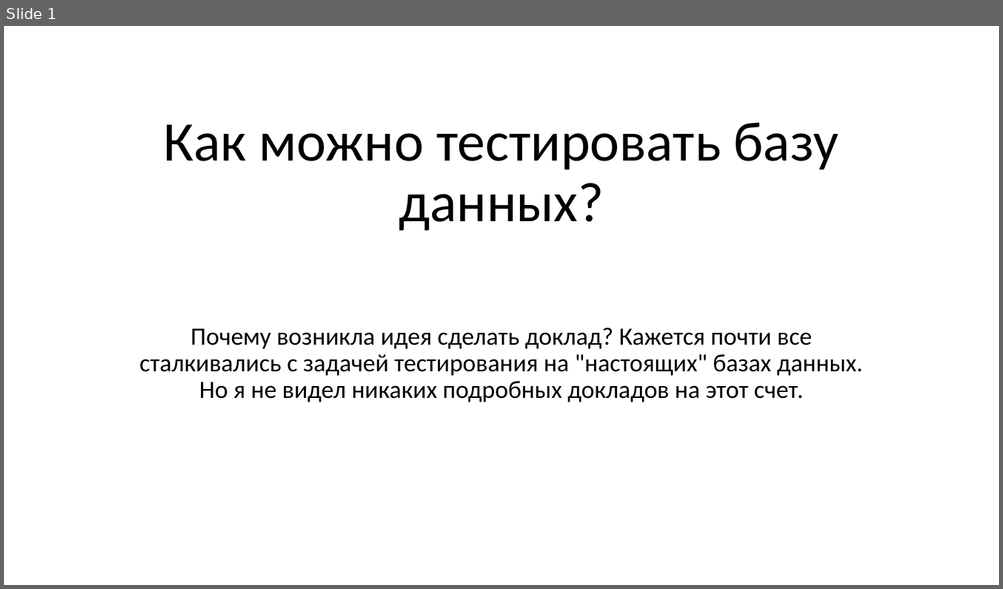
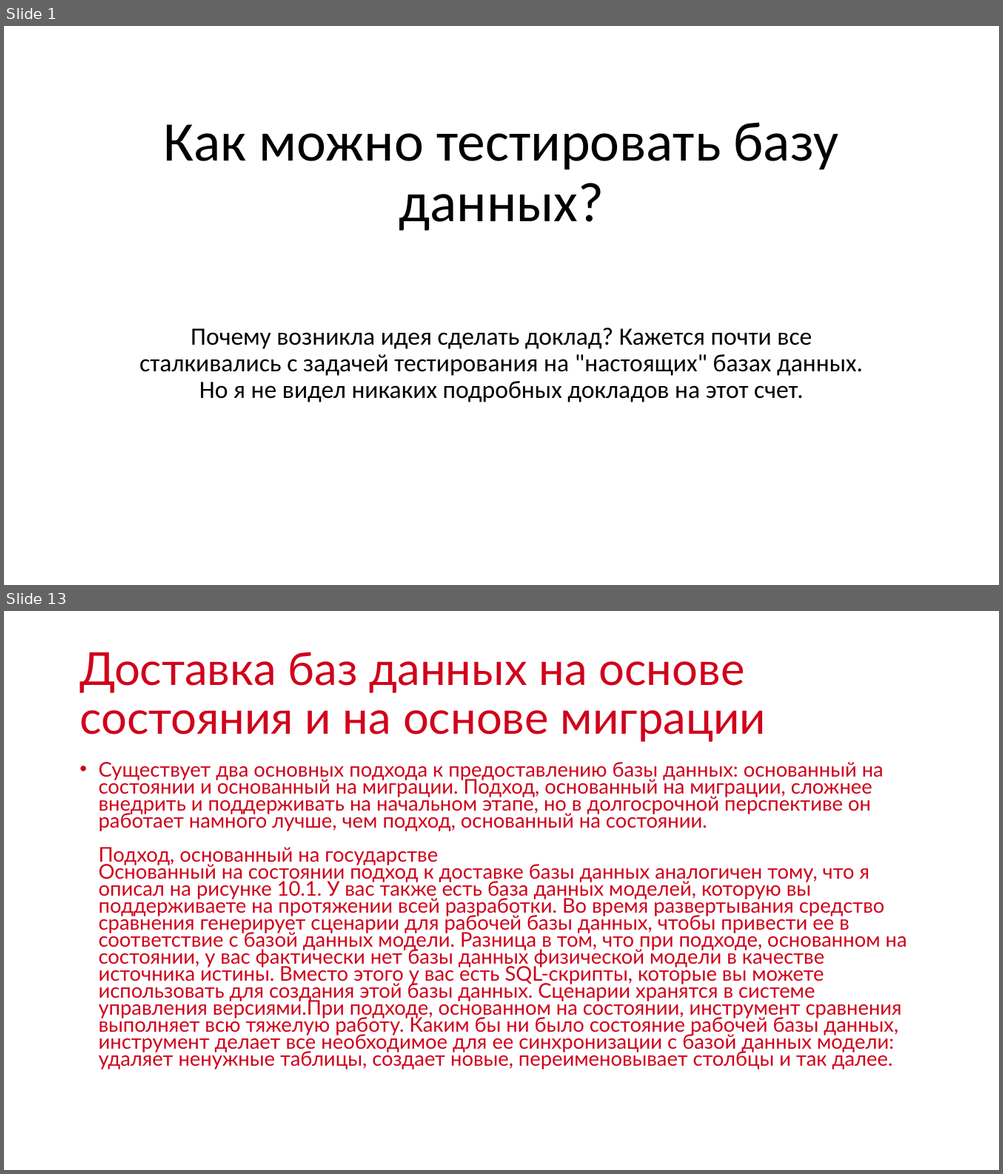
Before and after one commit to Sa1Gur/DbTest.Containers, a slide deck: DbaseTesting.pptx. Shown one above the other, each under a label of ours: slide 1 before the commit, slides 1 and 13 after it; the slides between them are not shown. The pictures are 1003x589 and 1003x1174 pixels, drawn with LibreOffice and Linux fonts; fonts in the diff are those of the drawing. Boxes give left, top, right and bottom in pixels: in the first picture for what was removed or moved away, otherwise in the second. Text is boxed around its words. In the diff, an @@ line names an element or a change of style, - is before the commit and + after.

```diff
--- a/DbaseTesting.pptx
+++ b/DbaseTesting.pptx
@@ slide 13 added at [4,611,999,1170], background #FFFFFF @@
@@ title added at [79,652,765,742], 44 pt, text #D0021B @@
+Доставка баз данных на основе состояния и на основе миграции
@@ text added at [99,762,907,1070], 19.6 pt, text #D0021B @@
+• Существует два основных подхода к предоставлению базы данных: основанный на состоянии и основанный на миграции. Подход, основанный на миграции, сложнее внедрить и поддерживать на начальном этапе, но в долгосрочной перспективе он работает намного лучше, чем подход, основанный на состоянии.
+  Подход, основанный на государстве
+  Основанный на состоянии подход к доставке базы данных аналогичен тому, что я описал на рисунке 10.1. У вас также есть база данных моделей, которую вы поддерживаете на протяжении всей разработки. Во время развертывания средство сравнения генерирует сценарии для рабочей базы данных, чтобы привести ее в соответствие с базой данных модели. Разница в том, что при подходе, основанном на состоянии, у вас фактически нет базы данных физической модели в качестве источника истины. Вместо этого у вас есть SQL-скрипты, которые вы можете использовать для создания этой базы данных. Сценарии хранятся в системе управления версиями.При подходе, основанном на состоянии, инструмент сравнения выполняет всю тяжелую работу. Каким бы ни было состояние рабочей базы данных, инструмент делает все необходимое для ее синхронизации с базой данных модели: удаляет ненужные таблицы, создает новые, переименовывает столбцы и так далее.
```
Also in this commit, not shown: 1 slide changed, 39 other slides added.
